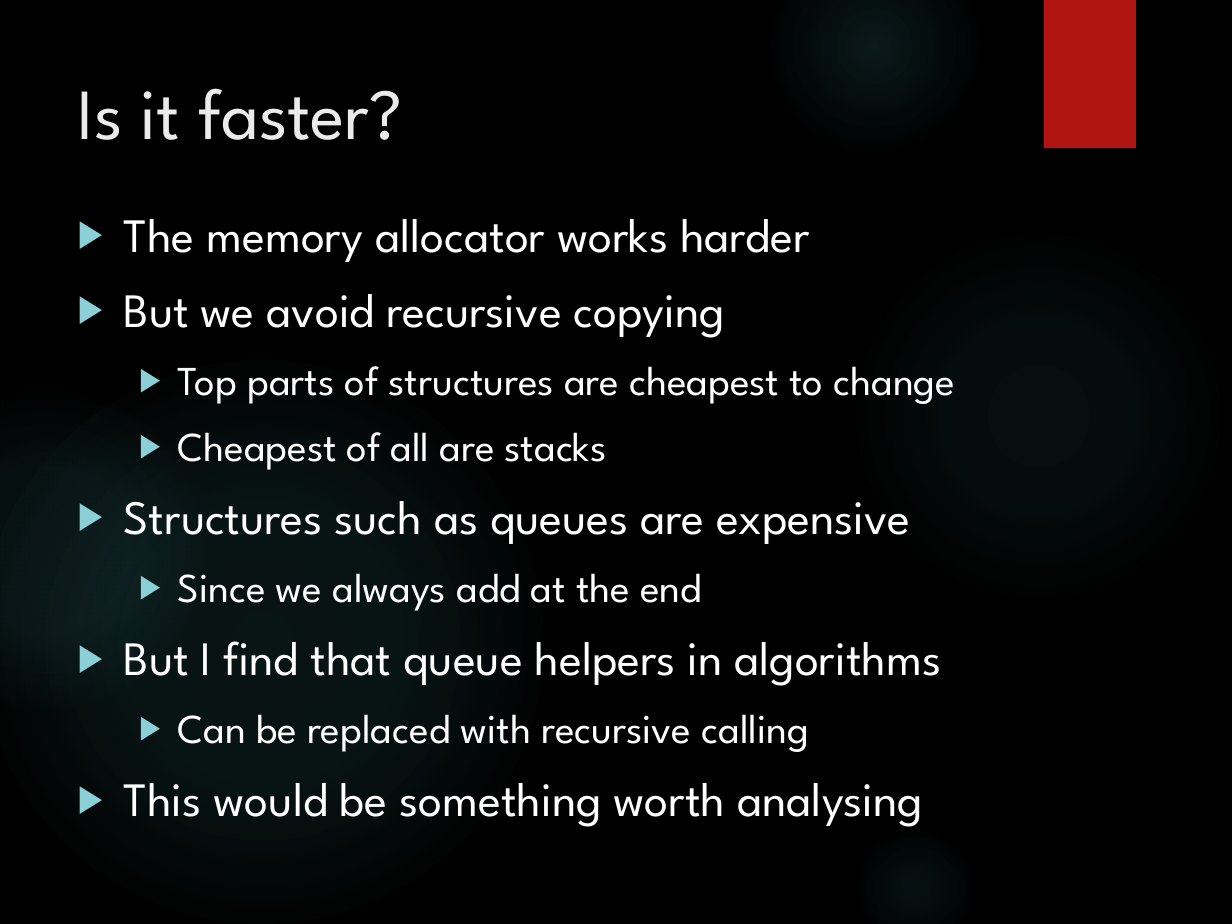
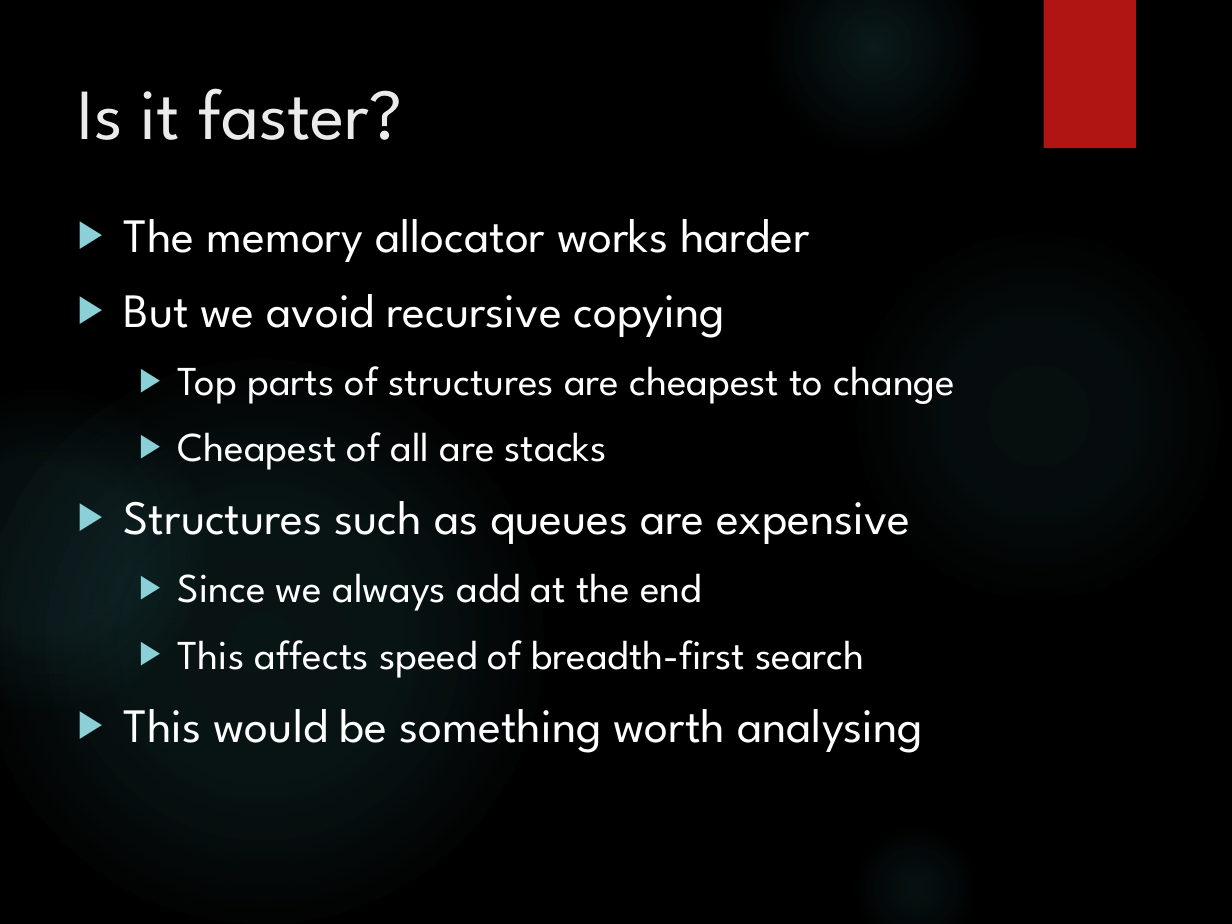
Before and after one commit to MalcolmCrowe/ShareableDataStructures, a slide deck: slide 10 of Shareable Data Structures.pptx. Drawn at 1232x924 pixels with LibreOffice and Linux fonts; fonts in the diff are those of the drawing; background and template pictures are left out. Boxes give left, top, right and bottom in pixels: in the first picture for what was removed or moved away, otherwise in the second. Text is boxed around its words. In the diff, an @@ line names an element or a change of style, - is before the commit and + after.

```diff
--- a/Shareable Data Structures.pptx
+++ b/Shareable Data Structures.pptx
@@ text at (178, 640, 864, 678): text changed; size 28 to 24 pt @@
-▶ But I find that queue helpers in algorithms
-  ▶ Can be replaced with recursive calling
+  ▶ This affects speed of breadth-first search
```
Also in this commit, not shown: 2 other slides changed, 1 slide added, 8 other files.
